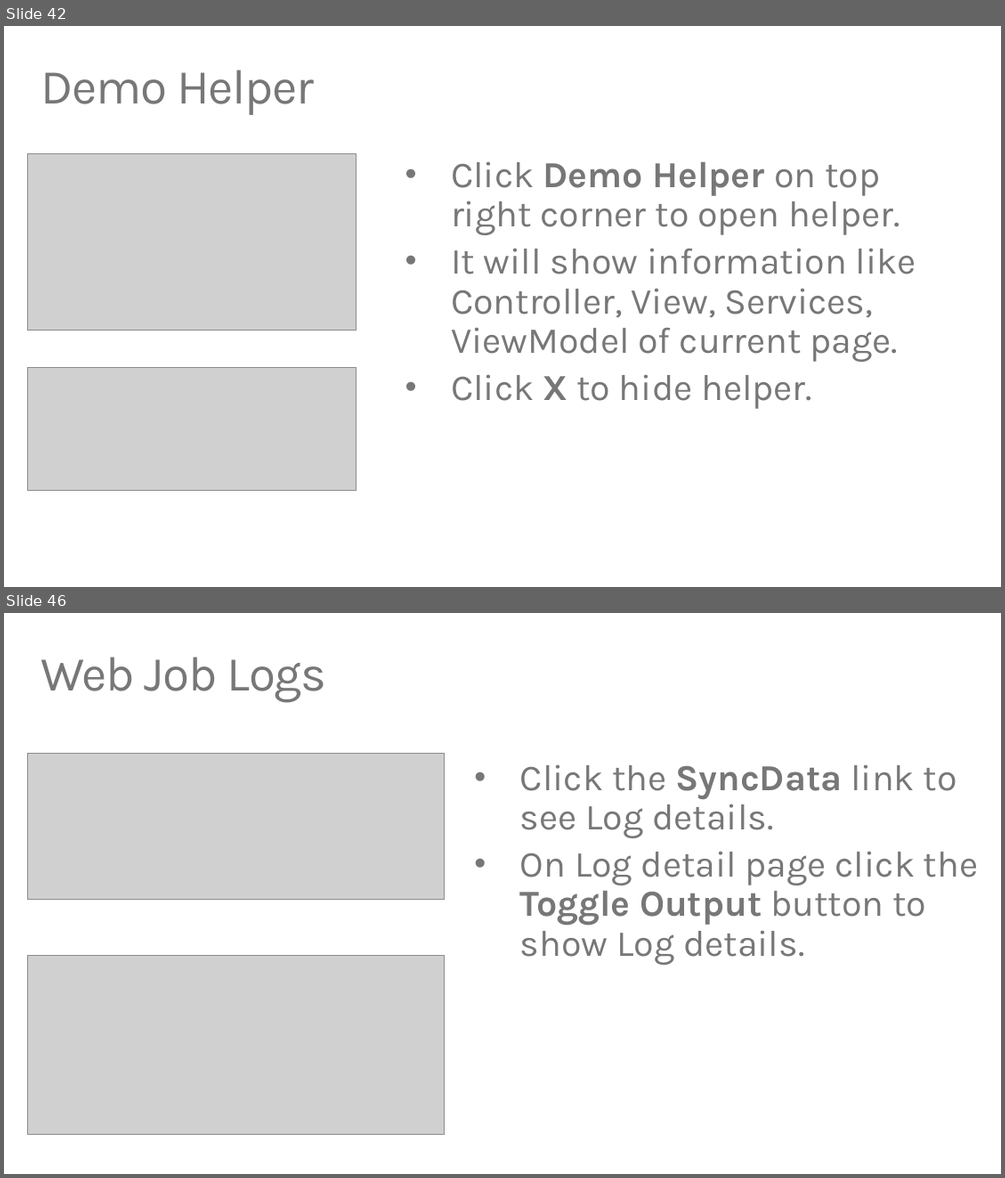
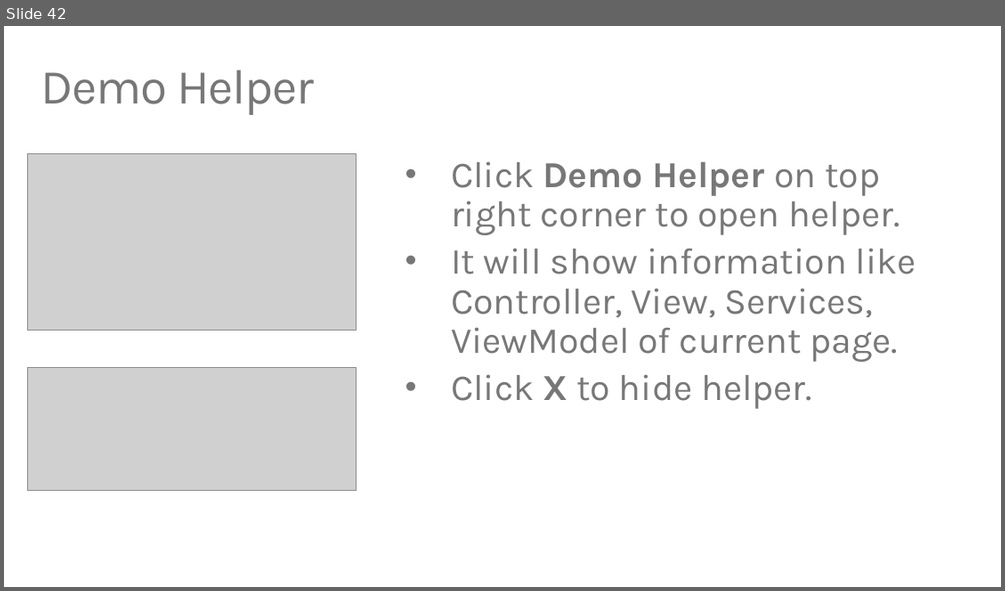
Before and after one commit to TylerLu/EDUGraphAPI-Angular, a slide deck: EDU GRAPH-API Demo Script.pptx. Shown one above the other, each under a label of ours: slides 42 and 46 before the commit, slide 42 after it; the slides between them are not shown. The pictures are 1005x1178 and 1005x591 pixels, drawn with LibreOffice and Linux fonts; fonts in the diff are those of the drawing; grey boxes stand for pictures. Boxes give left, top, right and bottom in pixels: in the first picture for what was removed or moved away, otherwise in the second. Text is boxed around its words. In the diff, an @@ line names an element or a change of style, - is before the commit and + after.

```diff
--- a/EDU GRAPH-API Demo Script.pptx
+++ b/EDU GRAPH-API Demo Script.pptx
@@ slide 46 removed at [4, 613, 1001, 1174], background #FFFFFF @@
@@ title removed at [40, 657, 327, 703] @@
-Web Job Logs
@@ picture removed at [27, 753, 445, 900] @@
@@ text removed at [520, 764, 978, 965] @@
-• Click the SyncData link to see Log details.
-• On Log detail page click the Toggle Output button to show Log details.
@@ picture removed at [27, 955, 445, 1134] @@
```
Also in this commit, not shown: 7 other slides removed, 9 other files.
